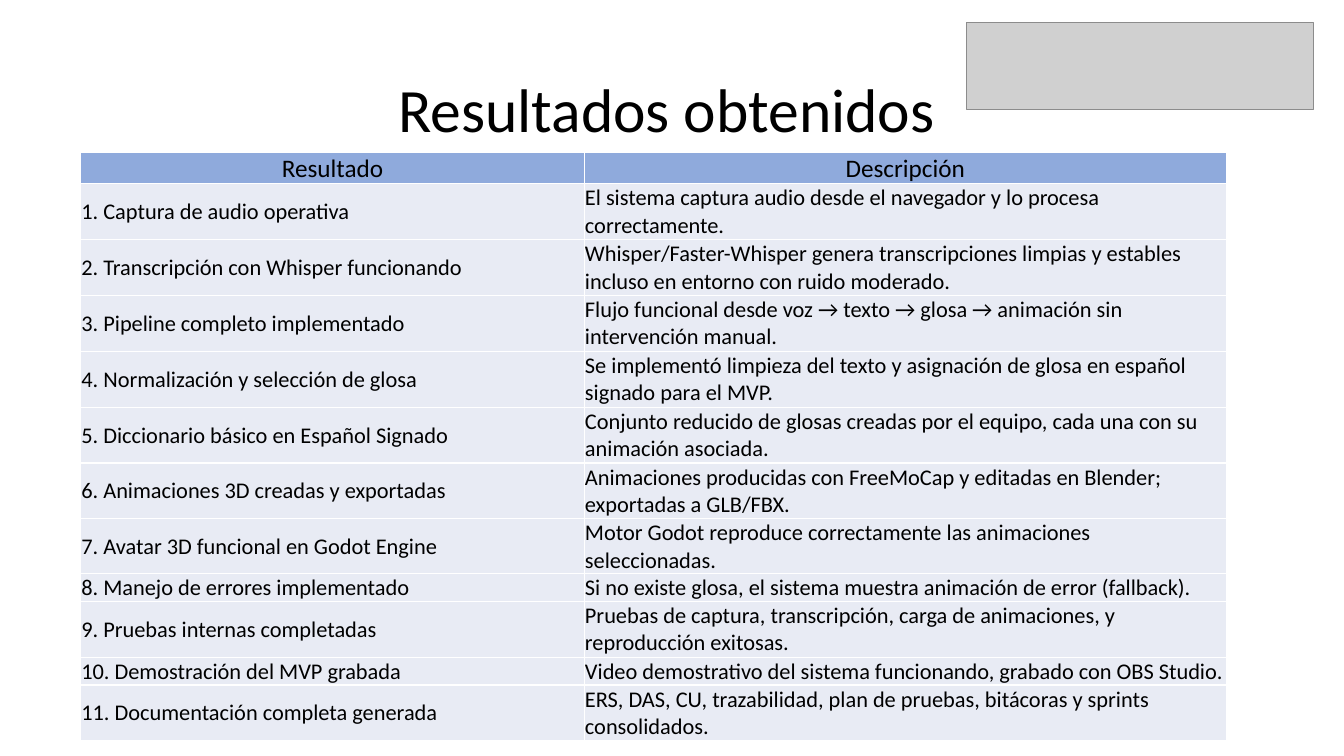
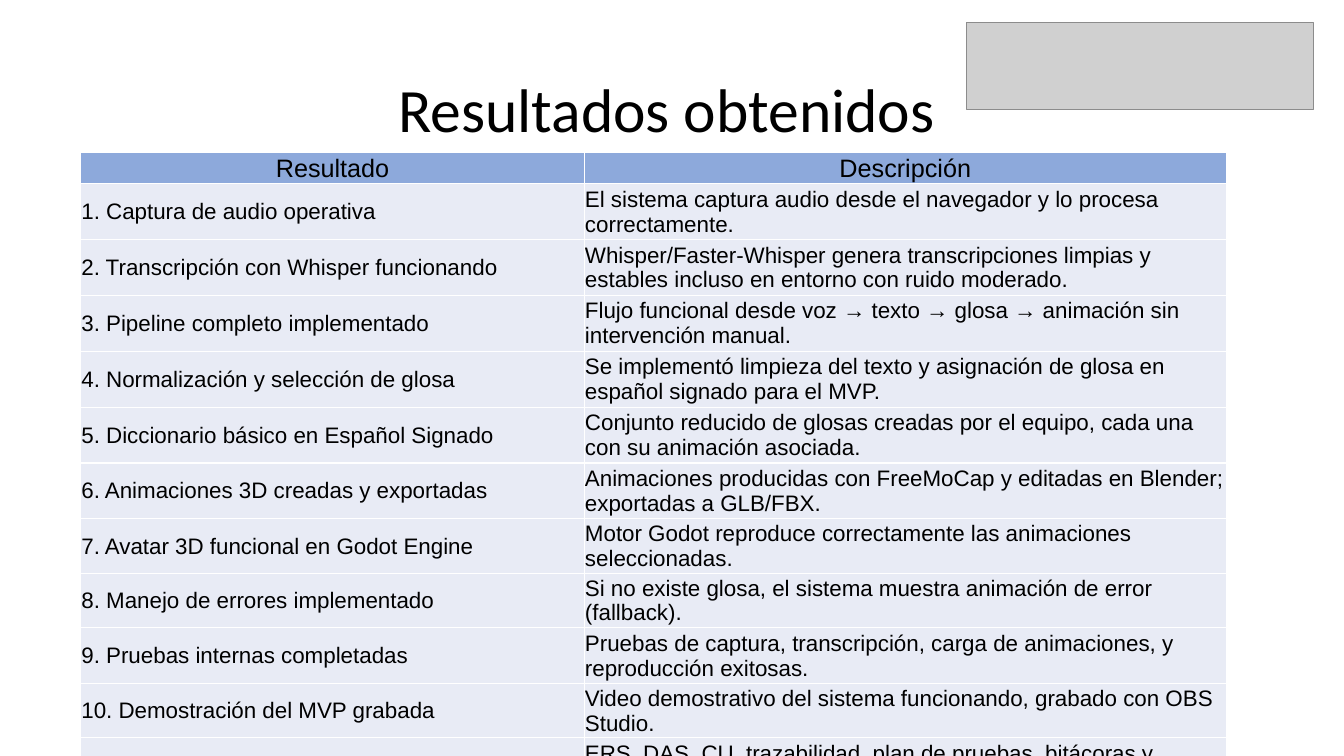
Before and after one commit to eypino/CatchAI, a slide deck: slide 13 of Fase 3/Evidencias Grupales/Presentación Final del proyecto (Español).pptx. Drawn at 1344x756 pixels with LibreOffice and Linux fonts; fonts in the diff are those of the drawing; grey boxes stand for pictures. Boxes give left, top, right and bottom in pixels: in the first picture for what was removed or moved away, otherwise in the second. Text is boxed around its words. In the diff, an @@ line names an element or a change of style, - is before the commit and + after.

```diff
--- a/Fase 3/Evidencias Grupales/Presentación Final del proyecto (Español).pptx
+++ b/Fase 3/Evidencias Grupales/Presentación Final del proyecto (Español).pptx
@@ table at [81, 153, 1227, 736] @@
@@ fill #8FAADC to #8DA9DB in row 1 @@
@@ fill #E9EBF5 to #E8EBF5 in 22 cells @@
@@ font Calibri to Arial @@
```
Also in this commit, not shown: 11 other slides changed.
